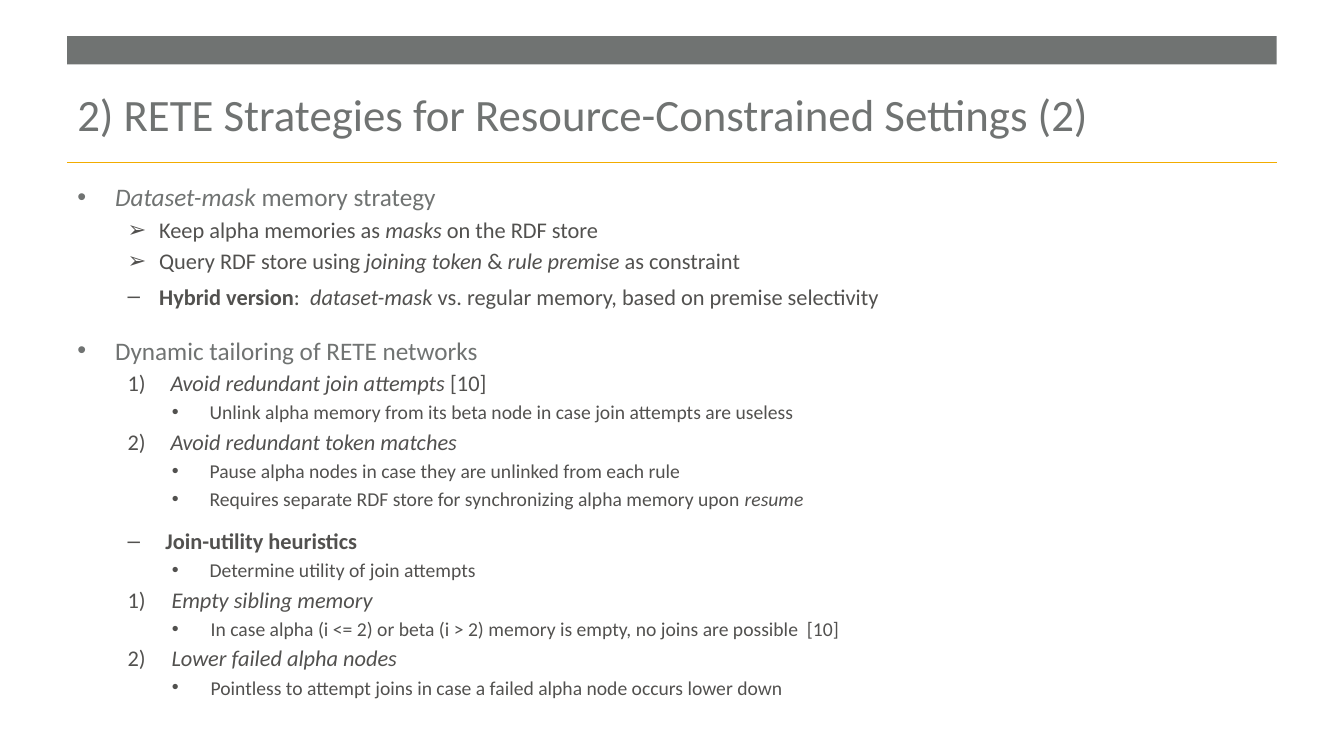
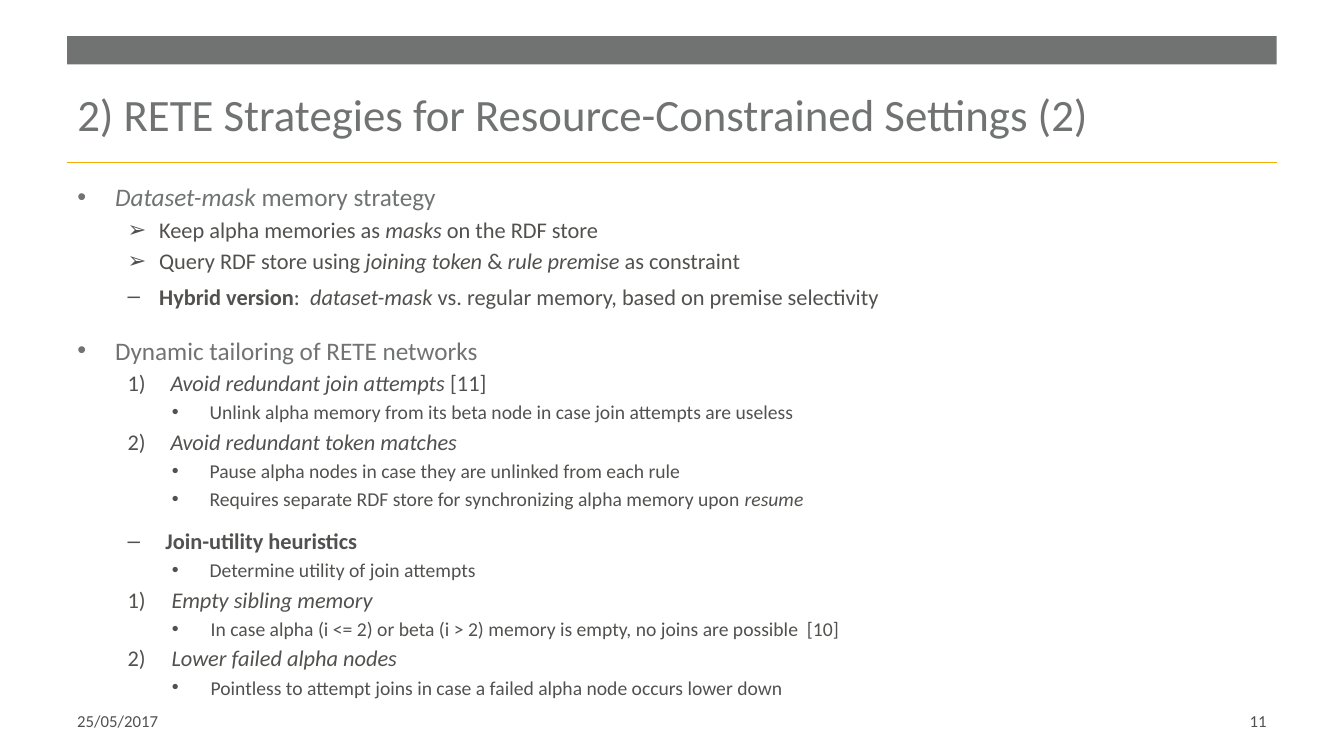
Before and after one commit to RuleML/ruleml-website, a slide deck: slide 11 of talks/WilliamVanWoensel-BottomUpOWL2RL-RuleMLWebinar-2017-05-26.pptx. Drawn at 1344x756 pixels with LibreOffice and Linux fonts; fonts in the diff are those of the drawing; background and template pictures are left out. Boxes give left, top, right and bottom in pixels: in the first picture for what was removed or moved away, otherwise in the second. Text is boxed around its words. In the diff, an @@ line names an element or a change of style, - is before the commit and + after.

```diff
--- a/talks/WilliamVanWoensel-BottomUpOWL2RL-RuleMLWebinar-2017-05-26.pptx
+++ b/talks/WilliamVanWoensel-BottomUpOWL2RL-RuleMLWebinar-2017-05-26.pptx
@@ text at (x1=171, y1=375, x2=486, y2=395): text changed @@
-  1) Avoid redundant join attempts [10]
+  1) Avoid redundant join attempts [11]
@@ text added at (x1=77, y1=715, x2=158, y2=728), 12 pt, text #52514F @@
+25/05/2017
@@ page number added at (x1=1250, y1=716, x2=1267, y2=727), 12 pt, text #52514F @@
+11
```
Also in this commit, not shown: 16 other slides changed, 4 slides added, 1 other file.
